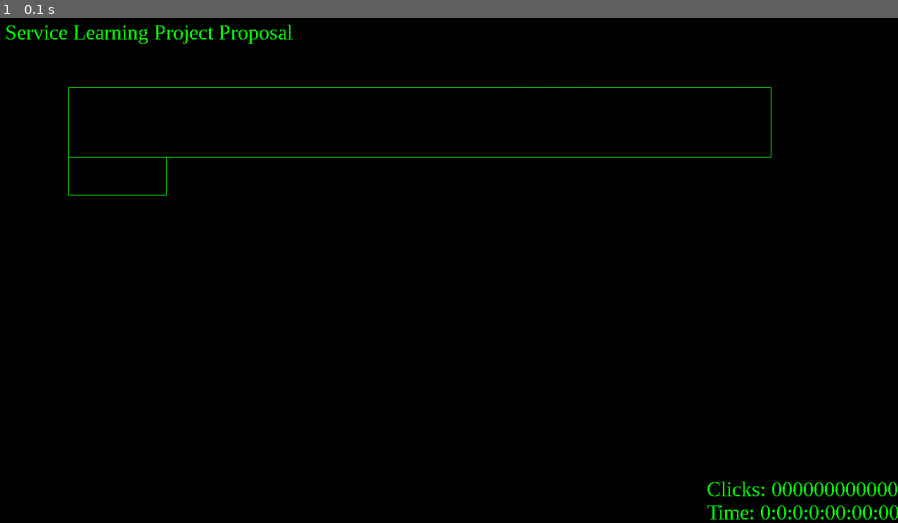
Above: before the commit, frame 1.
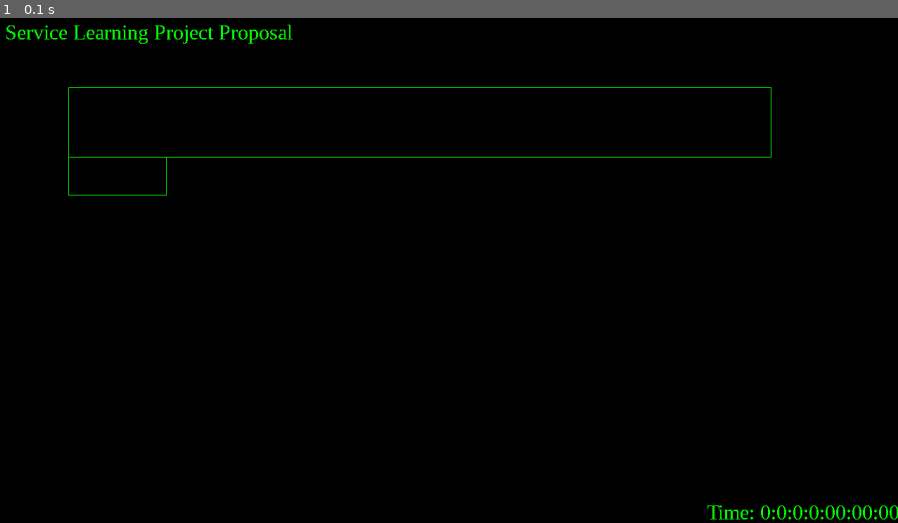
Above: after the commit, the same moment.

Repository: CSA-JDM/In-Memoriam-V2.0
Game: pygame game, started from Service Learning Project Proposal.py
Same seed, same stepped clock (60 frames per second), same inputs: the game is played once before the commit and once after it.
Inputs:
- Up to frame 1 (0.1 s): no input

The runs differ from the first frame. In frame 1, 0.3% of the frame differs, in the area x 78-100%, y 91-95%.

Commit message:
Remaking lists and commenting lines.
Restructured some lists and class information for easier future additions and automation, as well as commenting some currently unnecessary lines.

Diff:
--- a/Service Learning Project Proposal.py
+++ b/Service Learning Project Proposal.py
@@ -48,13 +48,20 @@
         intro_text = tnr_30.render(title, False, colors["green"])
         times_clicked = 0
         s_times_clicked = "000000000000000"
+        text_objects = []
+
         typed_rect = pygame.Rect([100, 100], [1000, 100])
+        special_input_rect = pygame.Rect([100, 199], [140, 55])
+
         typed_pos = typed_rect[0] + 10, typed_rect[1] + 10
-        typed = Text(tnr_30, typed_pos, screen, typed_rect)
-        special_input_rect = pygame.Rect([100, 199], [140, 55])
         special_input_pos = special_input_rect[0] + 10, special_input_rect[1] + 5
-        special_input = Text(tnr_30, special_input_pos, screen, special_input_rect)
-        text_objects = [typed, special_input]
+
+        typed = Text(tnr_30, typed_pos, screen, typed_rect, "green")
+        special_input = Text(tnr_30, special_input_pos, screen, special_input_rect, "green")
+
+        text_objects += [typed]
+        text_objects += [special_input]
+
         background_rect = [True, screen.get_rect()]
         selected_region = {
             f"{typed_rect}": [False, typed_rect, 1],
@@ -112,8 +119,9 @@
                         if selected_region[f"{object_.rect}"][0] is True:
                             object_.check_typed(pressed_key, mods)
                 elif event.type == pygame.KEYUP:
-                    pressed_key = pygame.key.name(event.key)
-                    mods = pygame.key.get_mods()
+                    # pressed_key = pygame.key.name(event.key)
+                    # mods = pygame.key.get_mods()
+                    pass
                 elif event.type == pygame.MOUSEBUTTONDOWN:
                     times_clicked += 1
                     s_times_clicked = str(times_clicked)
@@ -129,7 +137,6 @@
                             selected_region[object_][0] = True
                         elif not selected_region[object_][1].collidepoint(current_position[0], current_position[1]):
                             selected_region[object_][0] = False
-
                 elif event.type == pygame.MOUSEBUTTONUP:
                     pass  # Will most likely be used later.
 
@@ -139,11 +146,15 @@
                                          False, colors["green"])
 
             screen.fill(colors["black"])
+
             typed.rect_(typed_rect)
             special_input.rect_(special_input_rect)
+
             screen.blit(intro_text, [10, 5])
             screen.blit(current_time, [monitor_size[0] * 0.7875, monitor_size[1] * 0.955555556])
-            screen.blit(clicked_text, [monitor_size[0] * 0.7875, monitor_size[1] * 0.911111111])
+            if clicked_text is None:
+                screen.blit(clicked_text, [monitor_size[0] * 0.7875, monitor_size[1] * 0.911111111])
+
             for object_ in text_objects:
                 if selected_region[f"{object_.rect}"][0] is True:
                     object_.text_box(True)
@@ -188,14 +199,14 @@
 
 
 class Text:
-    def __init__(self, font, pos, surface, rect):
+    def __init__(self, font, pos, surface, rect, color):
         self.pos = pos
         self.font = font
         self.surface = surface
         self.x = self.pos[0]
         self.y = self.pos[1]
         self.selector_state = False
-        self.rect = pygame.draw.rect(self.surface, colors["green"], rect, 1)
+        self.rect = pygame.draw.rect(self.surface, colors[color], rect, 1)
         self.key = None
         self.mods = None
         self.given_string = ""
@@ -259,6 +270,7 @@
                     extra_letter -= 1
             except IndexError:
                 word = self.given_string[:letter + 1]
+
             self.rendered_letter = self.font.render(f"{self.given_string[letter]}", False, colors["green"])
             try:
                 rendered_word = self.font.render(f"{word}", False, colors["green"])
